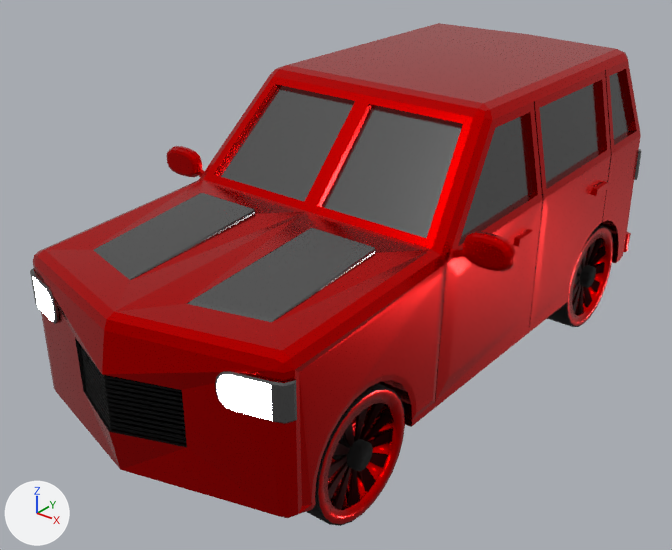
One commit to the Blender file Car.blend: the scene before it, then after it.
Camera for both pictures: a camera (50 mm lens) standing at (6.64, -9.0, 5.11) and looking at (-0.21, -0.44, -0.2). Lighting does not change. The marker at lower left points along +X, +Y and +Z.

Objects in the first picture: 'Body', 'FrontWheel', 'FrontWheel.001', 'Mirror'.
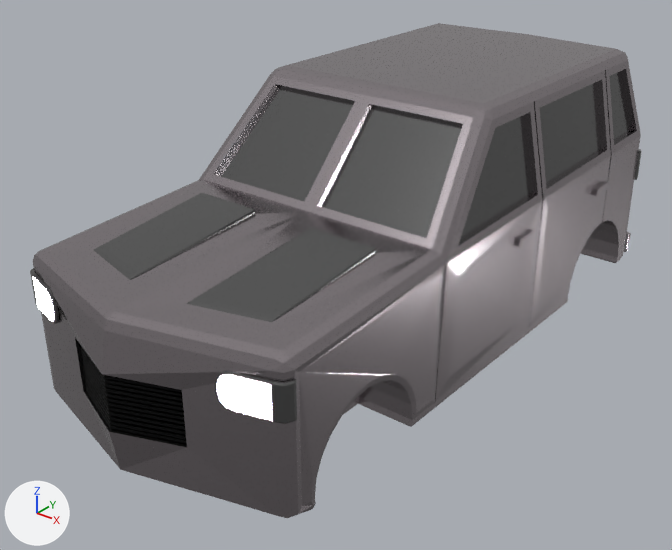
Location of each change, (x1, y1, x2, y2) in pixels of the pictures (672 x 550 px; the box of a moved part takes in the faces that stretch with it):
'Body', recoloured (red to grey): (31, 23, 641, 518) in both
'FrontWheel', hidden (red): before (307, 383, 405, 526)
'FrontWheel.001', hidden (red): before (547, 225, 613, 327)
'Mirror', hidden (red): before (167, 146, 516, 272)
part 1 of me_cube, moved or reshaped: (299, 273, 443, 514) in both

Edits to the bpy script that builds the scene:
```text
Change mat_material_001:
    mat_material_001.base_color: (0.8, 0.0, 0.0) -> (0.399, 0.357, 0.378)  # red #e70000 -> grey #a9a1a5
Change me_cube:
    used by ob_body; location = (0.0, 0.0, 0.0)
    remove me_cube.from_pydata(...)  # 564 vertices, 458 faces; spans x 0.0..1.98, y -4.36..4.43, z -1.0..2.26
    add me_cube.from_pydata(...)  # 562 vertices, 458 faces; spans x 0.0..1.98, y -4.36..4.43, z -1.0..2.26
    me_cube part 1
    3 vertices are removed from x 1.9..1.91, y -3.47..-3.41, z -0.98..-0.93
    5 faces are deleted
    1 vertex is added at (1.9, -3.44, -0.95)
    5 new faces join them, mat_material_001 (grey #a9a1a5)
Change ob_frontwheel:
    add ob_frontwheel.hide_set(True)
Change ob_mirror:
    add ob_mirror.hide_set(True)
Change ob_frontwheel_001:
    add ob_frontwheel_001.hide_set(True)
```
